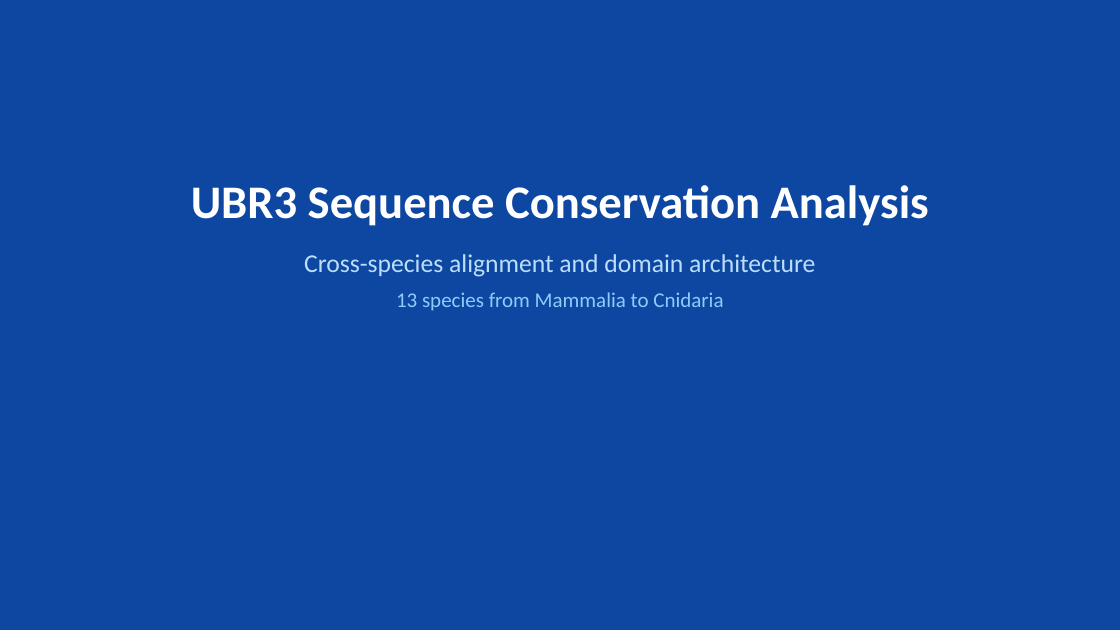
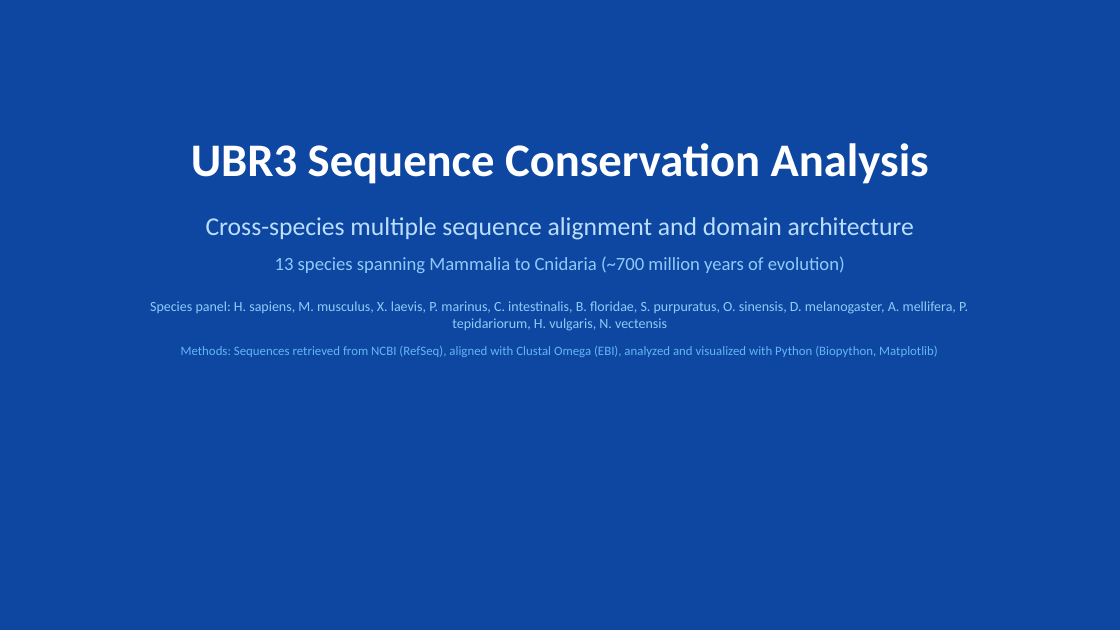
Before and after one commit to idobleicher/dianaMega, a slide deck: slide 1 of ubr3_alignment/UBR3_Analysis_Figures.pptx. Drawn at 1120x630 pixels with LibreOffice and Linux fonts; fonts in the diff are those of the drawing. Boxes give left, top, right and bottom in pixels: in the first picture for what was removed or moved away, otherwise in the second. Text is boxed around its words. In the diff, an @@ line names an element or a change of style, - is before the commit and + after.

```diff
--- a/ubr3_alignment/UBR3_Analysis_Figures.pptx
+++ b/ubr3_alignment/UBR3_Analysis_Figures.pptx
@@ text "UBR3 Sequence Conservation Analysis": place and size @@
-text "UBR3 Sequence Conservation Analysis" at (191, 185, 929, 311)
+text "UBR3 Sequence Conservation Analysis" at (150, 143, 968, 357)
@@ text at (150, 217, 968, 357): text changed; size 22 to 12 pt; text colour #BBDEFB to #90CAF9 @@
-Cross-species alignment and domain architecture
-13 species from Mammalia to Cnidaria
+Cross-species multiple sequence alignment and domain architecture
+13 species spanning Mammalia to Cnidaria (~700 million years of evolution)
+Species panel: H. sapiens, M. musculus, X. laevis, P. marinus, C. intestinalis, B. floridae, S. purpuratus, O. sinensis, D. melanogaster, A. mellifera, P. tepidariorum, H. vulgaris, N. vectensis
+Methods: Sequences retrieved from NCBI (RefSeq), aligned with Clustal Omega (EBI), analyzed and visualized with Python (Biopython, Matplotlib)
```
Also in this commit, not shown: 20 other slides changed, 31 slides added, 31 slides removed, 3 other files.
